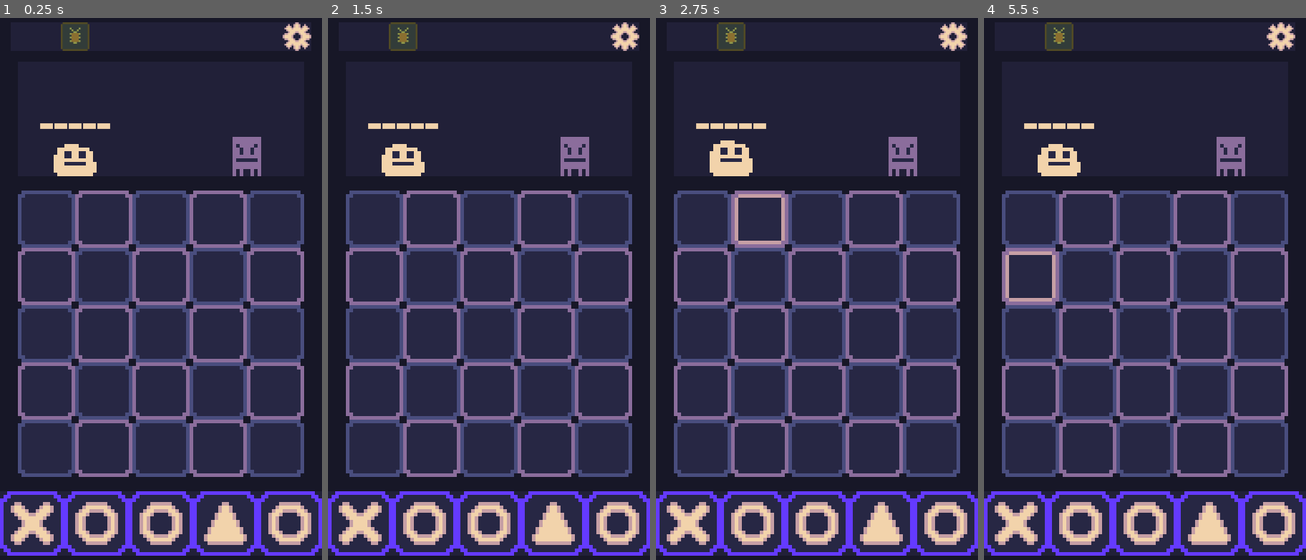
Above: before the commit, frames 1-4 (left to right).
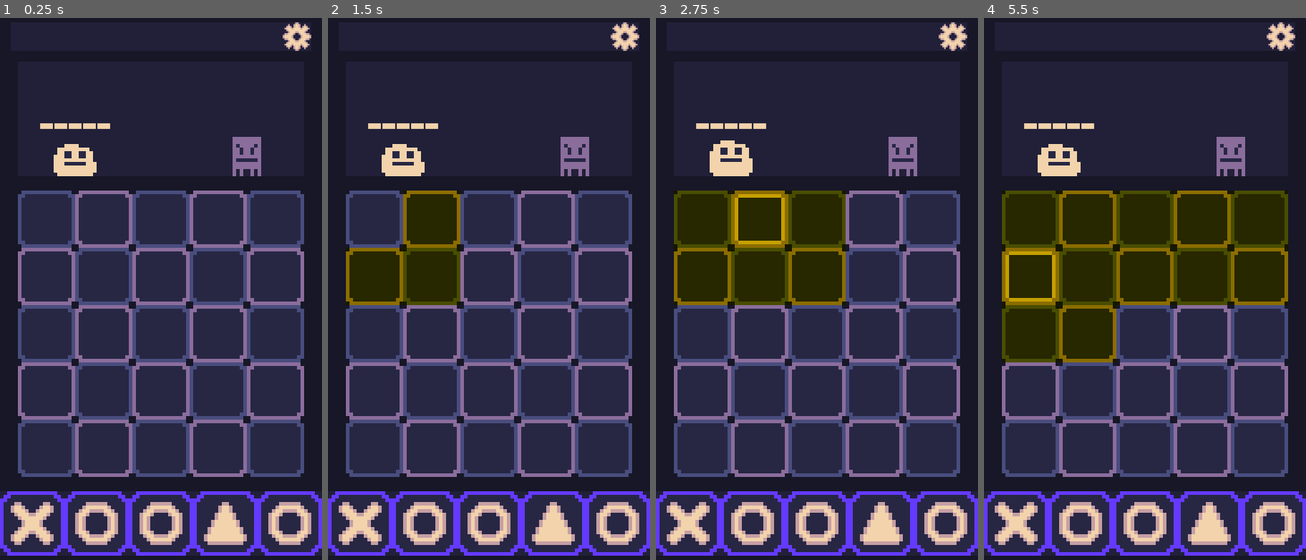
Above: after the commit, the same moments.

Repository: CasualShrub/TacTic
Game: Godot game, scene res://Scenes/Game Scenes/GameScene.tscn
Same seed, same stepped clock (60 frames per second), same inputs: the game is played once before the commit and once after it.
Inputs (mouse positions are in pixels of both pictures, inside the frame that each line leads up to):
- Up to frame 1 (0.25 s): no input
- Up to frame 2 (1.5 s): drag from (489, 23) to (489, 332) at 0.52 s; drag from (373, 218) to (489, 23) at 1.27 s
- Up to frame 3 (2.75 s): move the mouse to (759, 218) at 2.02 s; hold D (draw) from 2.03 s (still down); click (759, 218) at 2.3 s
- Up to frame 4 (5.5 s): release D (draw) at 2.75 s; drag from (1145, 218) to (1029, 218) at 2.77 s; drag from (1202, 218) to (1029, 218) at 3.52 s; drag from (1260, 218) to (1029, 218) at 4.27 s; move the mouse to (1029, 278) at 5.02 s; hold D (draw) from 5.03 s (still down); click (1029, 278) at 5.3 s

The runs differ from the first frame. In frame 1, 0.5% of the frame differs, in the area x 18-28%, y 0-7%; in frame 2, 6.1%; in frame 3, 12%; in frame 4, 23%, in the area x 5-95%, y 0-64%.
Error before the commit: Invalid access to property or key 'tile_id' on a base object of type 'Nil'. (res://Scripts/tile.gd:62)

Commit message:
Matched cards now shoot projectiles at target
Target is currently set to player lmao.

Diff:
--- a/TacTic/Scenes/CardDragSprite.tscn
+++ /dev/null
@@ -1,9 +0,0 @@
-[gd_scene load_steps=3 format=3 uid="uid://dk48xfrceybcx"]
-
-[ext_resource type="SpriteFrames" uid="uid://ct2d8ju4ak2yy" path="res://SpriteFrames/Shape.tres" id="1_045ij"]
-[ext_resource type="Script" path="res://Scripts/card_drag_sprite.gd" id="2_8vj4w"]
-
-[node name="CardDrag" type="AnimatedSprite2D"]
-sprite_frames = ExtResource("1_045ij")
-animation = &"O"
-script = ExtResource("2_8vj4w")
--- /dev/null
+++ b/TacTic/Scenes/Enemy.tscn
@@ -0,0 +1,12 @@
+[gd_scene load_steps=3 format=3 uid="uid://dney5gpbwaqsu"]
+
+[ext_resource type="Script" path="res://Scripts/enemy_character.gd" id="1_usujs"]
+[ext_resource type="SpriteFrames" uid="uid://bwwbp3g4jso8" path="res://SpriteFrames/NoChaser.tres" id="2_b1y3i"]
+
+[node name="EnemyCharacter" type="Node2D"]
+script = ExtResource("1_usujs")
+
+[node name="AnimatedSprite2D" type="AnimatedSprite2D" parent="."]
+sprite_frames = ExtResource("2_b1y3i")
+animation = &"idle"
+autoplay = "idle"
--- /dev/null
+++ b/TacTic/Scenes/Ephemeral/CardDragSprite.tscn
@@ -0,0 +1,9 @@
+[gd_scene load_steps=3 format=3 uid="uid://dk48xfrceybcx"]
+
+[ext_resource type="SpriteFrames" uid="uid://ct2d8ju4ak2yy" path="res://SpriteFrames/Shape.tres" id="1_mtoi5"]
+[ext_resource type="Script" path="res://Scripts/card_drag_sprite.gd" id="2_40xww"]
+
+[node name="CardDrag" type="AnimatedSprite2D"]
+sprite_frames = ExtResource("1_mtoi5")
+animation = &"O_win"
+script = ExtResource("2_40xww")
--- /dev/null
+++ b/TacTic/Scenes/Ephemeral/Projectile.tscn
@@ -0,0 +1,26 @@
+[gd_scene load_steps=5 format=3 uid="uid://c0ngpdak64d5u"]
+
+[ext_resource type="Script" path="res://Scripts/projectile.gd" id="1_7jtfh"]
+[ext_resource type="Texture2D" uid="uid://b7rewth6mp7r1" path="res://Art/O.png" id="1_7w0dh"]
+
+[sub_resource type="AtlasTexture" id="AtlasTexture_ax58i"]
+atlas = ExtResource("1_7w0dh")
+region = Rect2(48, 16, 16, 16)
+
+[sub_resource type="SpriteFrames" id="SpriteFrames_u37f2"]
+animations = [{
+"frames": [{
+"duration": 1.0,
+"texture": SubResource("AtlasTexture_ax58i")
+}],
+"loop": true,
+"name": &"O",
+"speed": 5.0
+}]
+
+[node name="Projectile" type="Node2D"]
+script = ExtResource("1_7jtfh")
+
+[node name="AnimatedSprite2D" type="AnimatedSprite2D" parent="."]
+sprite_frames = SubResource("SpriteFrames_u37f2")
+animation = &"O"
--- a/TacTic/Scenes/Game Scenes/GameScene.tscn
+++ b/TacTic/Scenes/Game Scenes/GameScene.tscn
@@ -56,7 +56,6 @@
 offset_bottom = 160.0
 mouse_filter = 2
 color = Color(0.0901961, 0.0901961, 0.152941, 1)
-metadata/_edit_lock_ = true
 
 [node name="InvalidArea" type="Area2D" parent="."]
 position = Vector2(45, 90)
@@ -82,11 +81,11 @@
 position = Vector2(85.5, 0.5)
 shape = SubResource("RectangleShape2D_i1u1p")
 
+[node name="PlayerPanel" parent="." instance=ExtResource("4_fjcw0")]
+position = Vector2(45, 30)
+
 [node name="TileGrid" parent="." instance=ExtResource("3_mupgs")]
 position = Vector2(45, 90)
-
-[node name="PlayerPanel" parent="." instance=ExtResource("4_fjcw0")]
-position = Vector2(45, 30)
 
 [node name="TopPanel" parent="." instance=ExtResource("5_jch8p")]
 position = Vector2(45, 7)
@@ -97,6 +96,7 @@
 [node name="SettingsLayer" parent="." instance=ExtResource("7_hsl3d")]
 
 [node name="DEBUG" type="Area2D" parent="."]
+visible = false
 position = Vector2(21, 7)
 script = ExtResource("8_2kf0w")
 
@@ -146,6 +146,9 @@
 "
 script = ExtResource("12_dhijm")
 
+[node name="Node2D" type="Node2D" parent="."]
+position = Vector2(552, 304)
+
 [connection signal="input_event" from="InvalidArea" to="InvalidArea" method="_on_input_event"]
 [connection signal="pressed" from="DEBUG/DebugLayer/-HP" to="DEBUG/DebugLayer/-HP" method="_on_pressed"]
 [connection signal="pressed" from="DEBUG/DebugLayer/+HP" to="DEBUG/DebugLayer/+HP" method="_on_pressed"]
--- a/TacTic/Scenes/Panels/PlayerPanel.tscn
+++ b/TacTic/Scenes/Panels/PlayerPanel.tscn
@@ -1,7 +1,7 @@
 [gd_scene load_steps=4 format=3 uid="uid://curkyydbq40r4"]
 
 [ext_resource type="PackedScene" uid="uid://o5aa5fm4d2jj" path="res://Scenes/Player.tscn" id="1_mv2hr"]
-[ext_resource type="SpriteFrames" uid="uid://bwwbp3g4jso8" path="res://SpriteFrames/NoChaser.tres" id="2_lhf2x"]
+[ext_resource type="PackedScene" uid="uid://dney5gpbwaqsu" path="res://Scenes/Enemy.tscn" id="2_wrais"]
 [ext_resource type="PackedScene" uid="uid://dlcgsoau2fm0h" path="res://Scenes/HealthBar.tscn" id="3_mwtcu"]
 
 [node name="PlayerPanel" type="Node2D"]
@@ -18,13 +18,8 @@
 [node name="Player" parent="." instance=ExtResource("1_mv2hr")]
 position = Vector2(-24, 8)
 
-[node name="EnemyCharacter" type="Node2D" parent="."]
+[node name="EnemyCharacter" parent="." instance=ExtResource("2_wrais")]
 position = Vector2(24, 8)
-
-[node name="AnimatedSprite2D" type="AnimatedSprite2D" parent="EnemyCharacter"]
-sprite_frames = ExtResource("2_lhf2x")
-animation = &"idle"
-autoplay = "idle"
 
 [node name="HealthBar" parent="." instance=ExtResource("3_mwtcu")]
 position = Vector2(-24, 2)
--- a/TacTic/Scenes/Tile.tscn
+++ b/TacTic/Scenes/Tile.tscn
@@ -26,3 +26,4 @@
 [connection signal="input_event" from="." to="." method="_on_Tile_input_event"]
 [connection signal="mouse_entered" from="." to="." method="_on_Tile_mouse_entered"]
 [connection signal="mouse_exited" from="." to="." method="_on_Tile_mouse_exited"]
+[connection signal="animation_finished" from="ObjectSprite" to="." method="_on_object_sprite_animation_finished"]
--- a/TacTic/Scripts/_Managers/_event_manager.gd
+++ b/TacTic/Scripts/_Managers/_event_manager.gd
@@ -1,11 +1,15 @@
 extends Node
 
-#emitted when a player drags and releases a card to an invalid screen space
+#emitted when a player starts dragging a card
+signal card_picked_up(shape_type: String)
+#emitted when a player releases a dragged card to an invalid screen space
 signal card_drag_fail
 #emitted when a player drags and releases a card to a valid tile
 signal card_drag_success(position: Vector2)
 #emitted when a card is removed from hand
 signal card_removed_from_hand(position: int)
+
+
 #emitted when a card is drawn
 signal card_draw(count: int)
 
@@ -14,6 +18,11 @@
 
 func is_logging_enabled():
 	return false
+
+func emit_card_picked_up(shape_type: String):
+	emit_signal("card_picked_up", shape_type)
+	if is_logging_enabled():
+		print("Card picked up!")
 
 func emit_card_drag_fail():
 	emit_signal("card_drag_fail")
@@ -36,6 +45,8 @@
 		print("Card/s drawn!: &d" % count)
 
 func emit_player_damaged():
+	PlayerManager.lose_hp() #currently connects to health bar.
+	#TODO: refactor code above so PlayerManager dispatches UI events
 	emit_signal("player_damaged")
 	if is_logging_enabled():
 		print("Player Damaged!")
--- a/TacTic/Scripts/_Managers/_game_manager.gd
+++ b/TacTic/Scripts/_Managers/_game_manager.gd
@@ -6,6 +6,10 @@
 
 enum GameState {RESTORE, MAIN_MENU, SETTINGS_MENU, PLAYER_TURN, ENEMY_TURN}
 var game_state: GameState
+
+var player_position: Vector2 = Vector2.ZERO
+var enemy_position: Vector2 = Vector2.ZERO
+
 
 func _ready():
 	is_dragging = false
--- a/TacTic/Scripts/_Managers/_player_manager.gd
+++ b/TacTic/Scripts/_Managers/_player_manager.gd
@@ -9,7 +9,7 @@
 	max_hp = 5
 	health = max_hp
 
-func lose_hp(hp: int):
+func lose_hp(hp: int = 1):
 	health -= hp
 	if (health <= 0):
 		health = 0
--- a/TacTic/Scripts/card.gd
+++ b/TacTic/Scripts/card.gd
@@ -10,8 +10,6 @@
 
 @onready var BackgroundSprite = $BackgroundSprite
 @onready var ShapeSprite = $ShapeSprite
-
-signal card_dragged
 
 func _ready():
 	randomize_shape()
@@ -63,7 +61,7 @@
 			GameManager.is_dragging = true
 			ShapeSprite.play("empty")
 			ShapeSprite.visible = false
-			emit_signal("card_dragged", shape_type)
+			EventManager.emit_card_picked_up(shape_type)
 
 func disappear():
 	BackgroundSprite.play("%s_dissapear" % "cardback")
@@ -71,5 +69,6 @@
 
 func reappear():
 	BackgroundSprite.play_backwards("%s_dissapear" % "cardback")
+	ShapeSprite.play("%s" % shape_type)
 	ShapeSprite.visible = true #TODO: call this at the end of the animation?
 	is_gone = false
--- a/TacTic/Scripts/card_drag_sprite.gd
+++ b/TacTic/Scripts/card_drag_sprite.gd
@@ -1,8 +1,6 @@
 extends AnimatedSprite2D
 
 var shape_type: String = "empty"
-
-signal card_released_signal
 
 func _ready():
 	self.play("%s" % shape_type)
@@ -12,5 +10,4 @@
 	global_position = get_global_mouse_position()
 
 	if Input.is_action_just_released("click"):
-		emit_signal("card_released_signal")
 		queue_free()
--- /dev/null
+++ b/TacTic/Scripts/enemy_character.gd
@@ -0,0 +1,6 @@
+class_name Enemy
+extends Node2D
+
+func _ready():
+	GameManager.enemy_position = self.global_position
+	print(GameManager.enemy_position)
--- a/TacTic/Scripts/game_scene.gd
+++ b/TacTic/Scripts/game_scene.gd
@@ -11,16 +11,17 @@
 		tile.connect("shape_added",Callable(self,"on_shape_added"))
 		tile.connect("card_dropped",Callable(self,"on"))
 
-	for card_slot in CardPanel.card_array:
-		card_slot.connect("card_dragged",Callable(self, "on_card_dragged"))
+	EventManager.card_picked_up.connect(on_card_picked_up)
 
-func on_card_dragged(shape_type):
-	var dragPreview = load("res://Scenes/CardDragSprite.tscn").instantiate()
+func on_card_picked_up(shape_type):
+	var dragPreview = load("res://Scenes/Ephemeral/CardDragSprite.tscn").instantiate()
 	dragPreview.shape_type = shape_type
 	add_child(dragPreview)
 
 	GameManager.shape_being_dragged = shape_type
 
+#TODO: instead of evaluating when card is dropped, evaluate when a card is added to grid
+#Case in point: environemnt effect adds a shape?? Enemy adds a shape??
 func on_shape_added(_shape):
 	#TileGrid.evaluate_grid()
 	pass
--- a/TacTic/Scripts/player.gd
+++ b/TacTic/Scripts/player.gd
@@ -4,6 +4,7 @@
 
 func _ready():
 	Animator.play("idle")
+	GameManager.player_position = self.global_position
 	EventManager.player_damaged.connect(on_player_damaged)
 
 func on_player_damaged():
--- /dev/null
+++ b/TacTic/Scripts/projectile.gd
@@ -0,0 +1,14 @@
+class_name Projectile
+extends Node2D
+
+var target_position: Vector2
+
+func _ready():
+	target_position = GameManager.player_position
+	target_position = self.to_local(target_position)
+
+func animate_to_target():
+	var tween: Tween = create_tween()
+	tween.parallel().tween_property(self, "position", target_position, 0.6).set_trans(Tween.TRANS_CUBIC)
+	tween.tween_callback(Callable(EventManager, "emit_player_damaged"))
+	tween.tween_callback(self.queue_free)
--- a/TacTic/Scripts/tile.gd
+++ b/TacTic/Scripts/tile.gd
@@ -2,13 +2,14 @@
 extends Area2D
 
 var tile_type = 0
-var tile_id = Vector2(0,0)
-var shape_type = "empty"
+var tile_id: Vector2 = Vector2(0,0)
+var shape_type: String = "empty"
 
 var shape_being_dragged = "empty"
 
-var has_object = false
-var is_hovered = false
+var has_object: bool = false
+var is_hovered: bool = false
+var is_matched: bool = false
 
 var adjacent_tiles: Array[Tile]
 
@@ -57,10 +58,9 @@
 				EventManager.emit_card_drag_fail()
 
 func show_adjacents():
-	print("Tile (%d,%d) has adjacent tiles: " % [tile_id.x, tile_id.y])
 	for tile in adjacent_tiles:
-		print("Tile (%d,%d)" % [tile.tile_id.x, tile.tile_id.y])
-		tile.modulate_color(Color("YELLOW"))
+		if tile:
+			tile.modulate_color(Color("YELLOW"))
 
 func get_matches_for_direction(direction: Direction, container: Array[Tile], shape: String):
 	if (adjacent_tiles[direction] == null):
@@ -81,3 +81,16 @@
 	is_hovered = false
 	if !has_object:
 		BackgroundSprite.play("variant%d" % tile_type)
+
+func animate_on_match():
+	ObjectSprite.play("O_match")
+	is_matched = true
+
+func _on_object_sprite_animation_finished():
+	if is_matched:
+		shape_type = "empty"
+		ObjectSprite.play("%s" % shape_type)
+		is_matched = false
+		var projectile: Projectile = load("res://Scenes/Ephemeral/Projectile.tscn").instantiate()
+		add_child(projectile)
+		projectile.animate_to_target()
--- a/TacTic/Scripts/tile_grid.gd
+++ b/TacTic/Scripts/tile_grid.gd
@@ -108,7 +108,6 @@
 	tile_array[8].set_shape("O")
 
 func evaluate_grid(start_position: Vector2):
-	#get starting tile
 	var new_tile: Tile = get_tile_by_vector(start_position)
 	var matched_tiles: Array[Tile] = [new_tile]
 
@@ -128,12 +127,12 @@
 		for tile in matched_tiles:
 			print(tile.tile_id)
 			tile.modulate_color(Color.LIGHT_PINK)
+			tile.animate_on_match()
 
 func evaluate_line(center_tile: Tile, direction1: int, direction2: int):
 	var eval_array: Array[Tile] = []
 	eval_array = center_tile.get_matches_for_direction(direction1, eval_array, center_tile.shape_type)
 	eval_array = center_tile.get_matches_for_direction(direction2, eval_array, center_tile.shape_type)
-
 	return eval_array
 
 func highlight_tiles_win(tiles):
--- a/TacTic/SpriteFrames/Shape.tres
+++ b/TacTic/SpriteFrames/Shape.tres
@@ -7,6 +7,30 @@
 [sub_resource type="AtlasTexture" id="AtlasTexture_8rvxf"]
 atlas = ExtResource("1_43aeq")
 region = Rect2(16, 0, 16, 16)
+
+[sub_resource type="AtlasTexture" id="AtlasTexture_x72yk"]
+atlas = ExtResource("1_43aeq")
+region = Rect2(32, 0, 16, 16)
+
+[sub_resource type="AtlasTexture" id="AtlasTexture_xlrc5"]
+atlas = ExtResource("1_43aeq")
+region = Rect2(16, 0, 16, 16)
+
+[sub_resource type="AtlasTexture" id="AtlasTexture_vvg7o"]
+atlas = ExtResource("1_43aeq")
+region = Rect2(0, 16, 16, 16)
+
+[sub_resource type="AtlasTexture" id="AtlasTexture_a1fo5"]
+atlas = ExtResource("1_43aeq")
+region = Rect2(16, 16, 16, 16)
+
+[sub_resource type="AtlasTexture" id="AtlasTexture_jufgw"]
+atlas = ExtResource("1_43aeq")
+region = Rect2(32, 16, 16, 16)
+
+[sub_resource type="AtlasTexture" id="AtlasTexture_7giee"]
+atlas = ExtResource("1_43aeq")
+region = Rect2(48, 16, 16, 16)
 
 [sub_resource type="AtlasTexture" id="AtlasTexture_ryqa7"]
 atlas = ExtResource("1_43aeq")
@@ -32,6 +56,10 @@
 atlas = ExtResource("2_g76qm")
 region = Rect2(16, 0, 16, 16)
 
+[sub_resource type="AtlasTexture" id="AtlasTexture_g62nv"]
+atlas = ExtResource("1_43aeq")
+region = Rect2(48, 0, 16, 16)
+
 [resource]
 animations = [{
 "frames": [{
@@ -41,6 +69,29 @@
 "loop": false,
 "name": &"O",
 "speed": 5.0
+}, {
+"frames": [{
+"duration": 1.0,
+"texture": SubResource("AtlasTexture_x72yk")
+}, {
+"duration": 1.0,
+"texture": SubResource("AtlasTexture_xlrc5")
+}, {
+"duration": 1.0,
+"texture": SubResource("AtlasTexture_vvg7o")
+}, {
+"duration": 1.0,
+"texture": SubResource("AtlasTexture_a1fo5")
+}, {
+"duration": 1.0,
+"texture": SubResource("AtlasTexture_jufgw")
+}, {
+"duration": 1.0,
+"texture": SubResource("AtlasTexture_7giee")
+}],
+"loop": false,
+"name": &"O_match",
+"speed": 12.0
 }, {
 "frames": [{
 "duration": 1.0,
@@ -80,7 +131,10 @@
 "name": &"X_win",
 "speed": 5.0
 }, {
-"frames": [],
+"frames": [{
+"duration": 1.0,
+"texture": SubResource("AtlasTexture_g62nv")
+}],
 "loop": false,
 "name": &"empty",
 "speed": 0.0
Not shown: 1 places in TacTic/SpriteFrames/Shape.tres that only renumber resources
